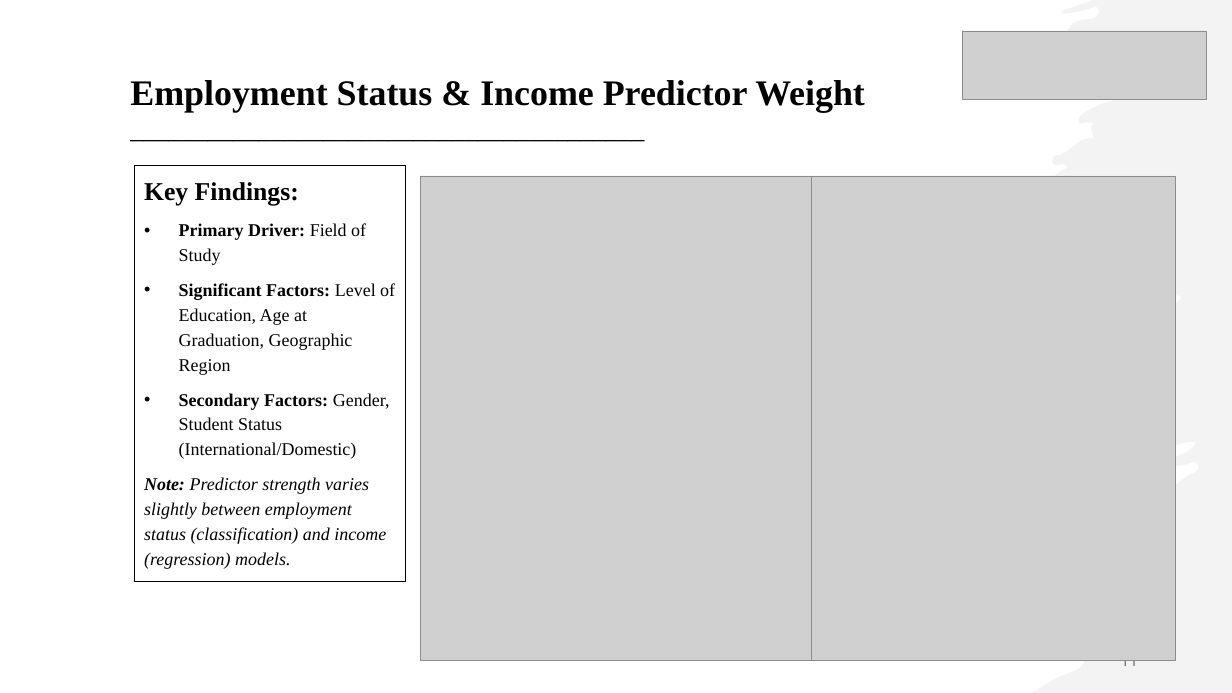
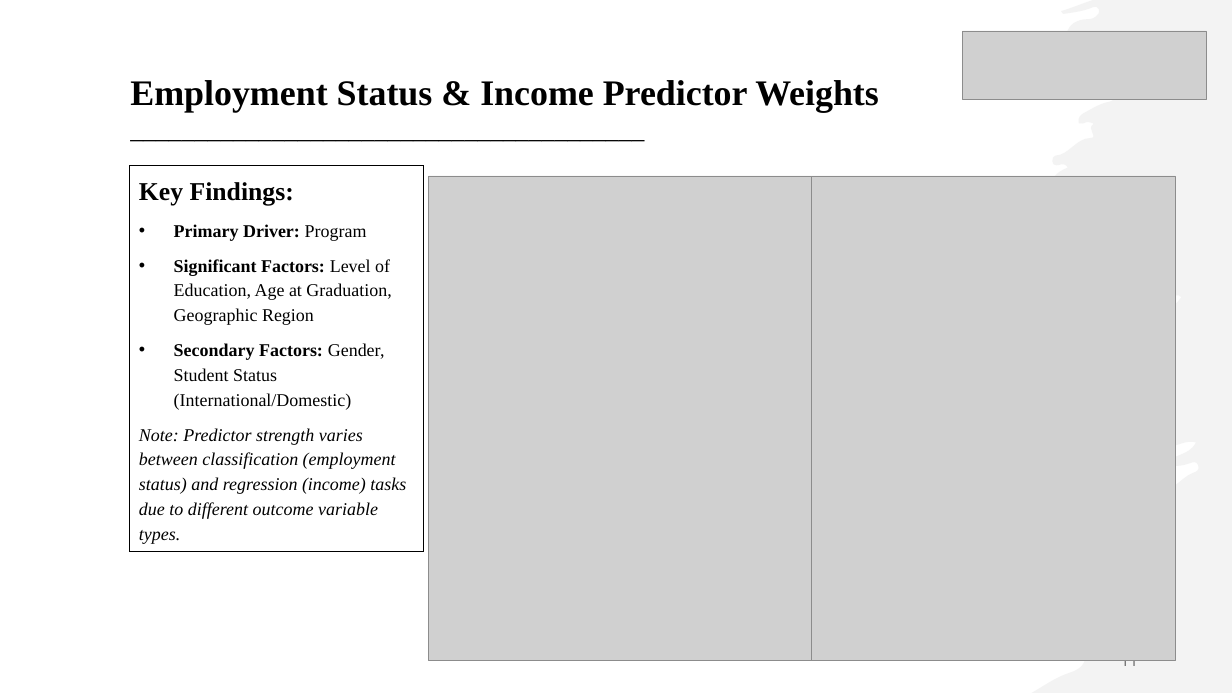
Before and after one commit to fuxima/Dal, a slide deck: slide 11 of NGS_ppt.pptx. Drawn at 1232x693 pixels with LibreOffice and Linux fonts; fonts in the diff are those of the drawing; grey boxes stand for pictures. Boxes give left, top, right and bottom in pixels: in the first picture for what was removed or moved away, otherwise in the second. Text is boxed around its words. In the diff, an @@ line names an element or a change of style, - is before the commit and + after.

```diff
--- a/NGS_ppt.pptx
+++ b/NGS_ppt.pptx
@@ text at box(130, 80, 879, 112): text changed @@
-Employment Status & Income Predictor Weight
+Employment Status & Income Predictor Weights
@@ rectangle "Key Findings:": place and size @@
-rectangle "Key Findings:" at box(135, 165, 406, 582)
+rectangle "Key Findings:" at box(129, 165, 423, 552)
@@ picture: place and size @@
-picture at box(421, 176, 811, 661)
+picture at box(429, 176, 811, 661)
@@ text in rectangle at box(174, 224, 367, 241): text changed @@
-• Primary Driver: Field of Study
+• Primary Driver: Program
@@ text in rectangle at box(139, 428, 406, 544): text changed @@
-Note: Predictor strength varies slightly between employment status (classification) and income (regression) models.
+Note: Predictor strength varies between classification (employment status) and regression (income) tasks due to different outcome variable types.
```
Also in this commit, not shown: 12 other slides changed, 1 slide added, 1 other file.
